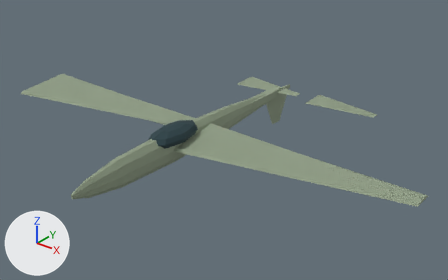
The glTF model game/assets/units/lancaster.glb as it was, and as the next commit left it.
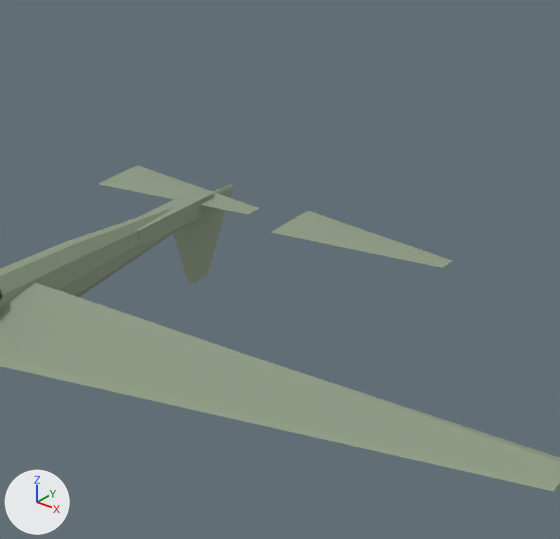
There are two pictures of each version: one whole from a 50 mm lens placed at (24.3, -27.9, 19.4), pointed at (1.2, 0.9, 1.6), one close up on the part from 44% to 94% of the width and 4% to 81% of the height. Arrows for +X, +Y and +Z are at lower left; the lights stay in place. The older version's two pictures come first. Where no turn or scale is listed for an object, it has been applied to the vertices.

Names of what the first close-up shows: 'Elevator_L', 'Elevator_R', 'Fuselage', 'Rudder', 'TailBoom', 'Wing_R'.
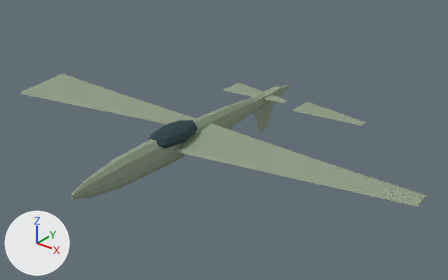
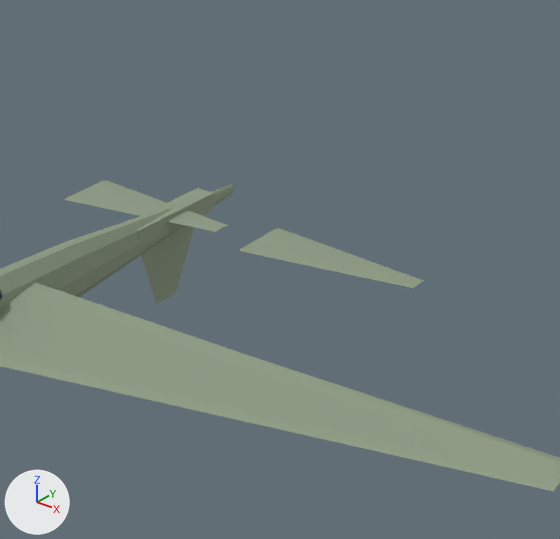
Where the change shows, as pixel boxes [x1, y1, x2, y2] in the close-ups (560 x 539 px):
'Elevator_R', moved: before [271, 211, 453, 268]; after [239, 228, 424, 288]
'Elevator_L', moved: before [99, 166, 259, 214]; after [64, 180, 228, 232]
'Rudder', moved: before [173, 196, 229, 285]; after [141, 225, 194, 304]

The edits, one by one:
Object 'Elevator_L' (ob_elevator_l) moves from (-3.11, 8.9, 2.42) to (-3.11, 7.21, 2.42).
Object 'Elevator_R' (ob_elevator_r) moves from (3.11, 8.9, 2.42) to (3.11, 7.21, 2.42).
Object 'Rudder' (ob_rudder) moves from (0.0, 8.9, 2.29) to (0.0, 7.21, 2.29).
